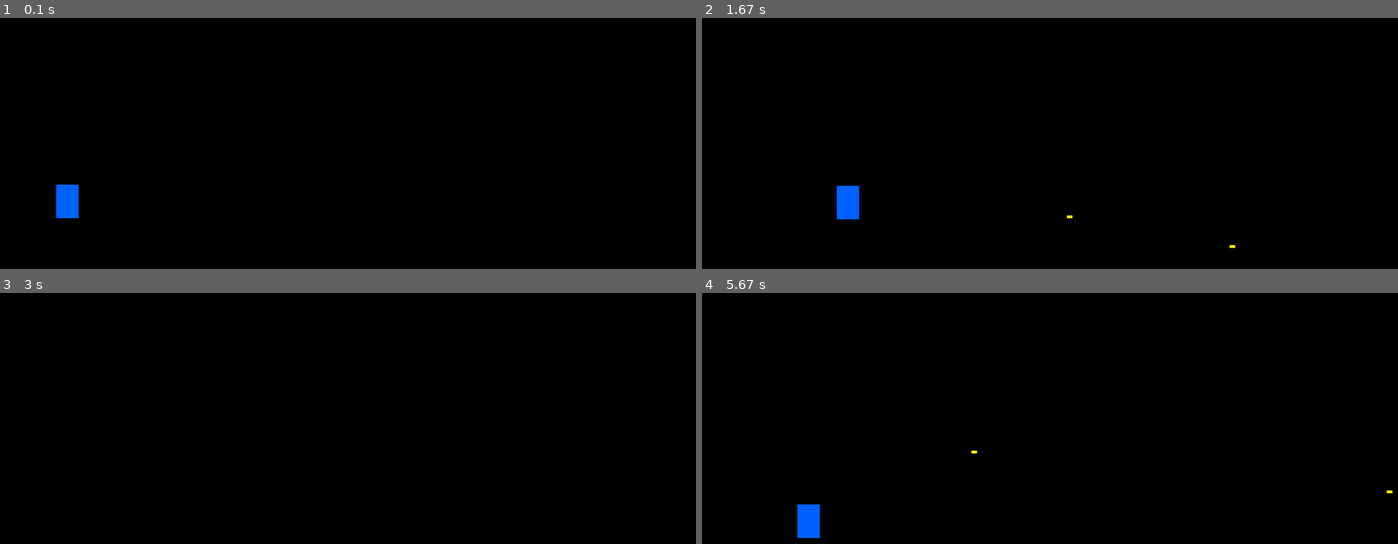
Above: before the commit, frames 1-4 (two rows, left to right).
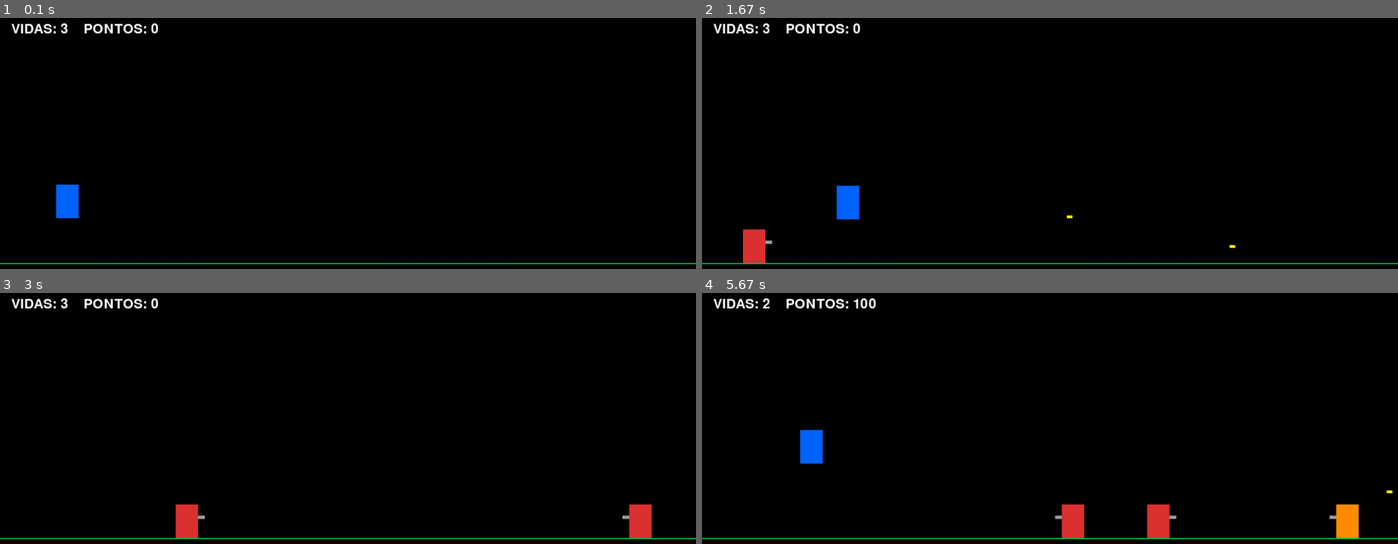
Above: after the commit, the same moments.

Repository: Shabolt/Contra_1987
Game: pygame game, started from ContraRemadePygame/contra_main.py
The game is run twice, just before and just after one commit, with the same random seed, the same clock (stepped at 60 frames per second) and the same inputs.
Inputs:
- Up to frame 1 (0.1 s): no input
- Up to frame 2 (1.67 s): tap Ctrl at 0.33, 0.82 s; hold Right 0.67-1.13 s; tap Space at 0.73, 1.03, 1.23, 1.53 s; hold Right 1.17-1.63 s; hold D 1.17-1.63 s
- Up to frame 3 (3 s): hold A 1.67-2.2 s; tap Space at 1.73, 2.03, 2.3, 2.6 s; hold A 2.23-2.63 s; tap Ctrl at 2.38 s
- Up to frame 4 (5.67 s): hold D 3.57-4.03 s; tap Space at 3.63, 3.93, 4.13, 4.47, 4.77, 4.9, 5.2 s; tap Ctrl at 3.72, 4.98 s; hold Down 4.07-4.37 s; hold S 4.07-4.37 s; hold A 4.4-4.8 s; hold D 4.83-5.47 s

The runs differ from the first frame. In frame 1, 1.1% of the frame differs, in the area x 0-100%, y 2-99%; in frame 2, 1.5%; in frame 3, 2.0%; in frame 4, 3.4%.

Commit message:
mudança geracional, mudei a porra toda

Diff:
--- a/ContraRemadePygame/constants.py
+++ b/ContraRemadePygame/constants.py
@@ -2,5 +2,13 @@
 ALTURA = 920
 FPS = 60
 
+# Altura do chão (temporário, até existir um mapa/fase)
+CHAO_Y = 450
+
 PRETO = (0, 0, 0)
+BRANCO = (255, 255, 255)
 AZUL = (0, 100, 255)
+VERMELHO = (220, 50, 50)
+LARANJA = (255, 140, 0)
+VERDE = (0, 200, 80)
+CINZA = (160, 160, 160)
--- a/ContraRemadePygame/contra_main.py
+++ b/ContraRemadePygame/contra_main.py
@@ -1,5 +1,6 @@
 import pygame
-from constants import LARGURA, ALTURA, FPS, PRETO
+from constants import ALTURA, BRANCO, CHAO_Y, FPS, LARGURA, PRETO, VERDE
+from enemies import GerenciadorInimigos
 from player import Player
 
 pygame.init()
@@ -7,19 +8,47 @@
 pygame.display.set_caption("Contra")
 
 clock = pygame.time.Clock()
+fonte = pygame.font.Font(None, 36)
+fonte_grande = pygame.font.Font(None, 96)
+
 jogador = Player(100, 300)
+inimigos = GerenciadorInimigos()
+game_over = False
 
 running = True
 while running:
     for event in pygame.event.get():
         if event.type == pygame.QUIT:
             running = False
+        # Reinicia o jogo apertando R na tela de game over
+        if event.type == pygame.KEYDOWN and event.key == pygame.K_r and game_over:
+            jogador = Player(100, 300)
+            inimigos = GerenciadorInimigos()
+            game_over = False
 
     keys = pygame.key.get_pressed()
-    jogador.atualizar(keys)
+
+    if not game_over:
+        jogador.atualizar(keys)
+        inimigos.atualizar(jogador)
+        if jogador.vidas <= 0:
+            game_over = True
 
     screen.fill(PRETO)
+    pygame.draw.line(screen, VERDE, (0, CHAO_Y), (LARGURA, CHAO_Y), 2)
+    inimigos.desenhar(screen)
     jogador.desenhar(screen)
+
+    # HUD
+    hud = fonte.render(f"VIDAS: {max(jogador.vidas, 0)}    PONTOS: {inimigos.pontos}", True, BRANCO)
+    screen.blit(hud, (20, 20))
+
+    if game_over:
+        texto = fonte_grande.render("GAME OVER", True, BRANCO)
+        dica = fonte.render("Pressione R para reiniciar", True, BRANCO)
+        screen.blit(texto, texto.get_rect(center=(LARGURA // 2, ALTURA // 2 - 40)))
+        screen.blit(dica, dica.get_rect(center=(LARGURA // 2, ALTURA // 2 + 30)))
+
     pygame.display.flip()
 
     clock.tick(FPS)
--- a/ContraRemadePygame/enemies.py
+++ b/ContraRemadePygame/enemies.py
@@ -0,0 +1,202 @@
+import math
+import random
+
+import pygame
+from constants import ALTURA, BRANCO, CHAO_Y, CINZA, LARANJA, LARGURA, VERMELHO
+
+
+class BalaInimiga:
+    """Tiro inimigo: sai em direção a um alvo (posição do jogador no momento do disparo)."""
+
+    def __init__(self, x, y, alvo_x, alvo_y):
+        self.x = x
+        self.y = y
+        self.raio = 5
+        velocidade = 5
+
+        dx = alvo_x - x
+        dy = alvo_y - y
+        distancia = math.hypot(dx, dy) or 1  # evita divisão por zero
+        self.vel_x = dx / distancia * velocidade
+        self.vel_y = dy / distancia * velocidade
+
+    @property
+    def rect(self):
+        return pygame.Rect(self.x - self.raio, self.y - self.raio, self.raio * 2, self.raio * 2)
+
+    def atualizar(self):
+        self.x += self.vel_x
+        self.y += self.vel_y
+
+    def fora_da_tela(self):
+        return self.x < -20 or self.x > LARGURA + 20 or self.y < -20 or self.y > ALTURA + 20
+
+    def desenhar(self, tela):
+        pygame.draw.circle(tela, BRANCO, (int(self.x), int(self.y)), self.raio)
+        pygame.draw.circle(tela, VERMELHO, (int(self.x), int(self.y)), self.raio - 2)
+
+
+class Inimigo:
+    """Classe base: todo inimigo novo deve herdar dela e sobrescrever atualizar()."""
+
+    def __init__(self, x, y, largura, altura, vida, cor, pontos):
+        self.x = x
+        self.y = y
+        self.largura = largura
+        self.altura = altura
+        self.vida = vida
+        self.cor = cor
+        self.pontos = pontos
+        self.direcao = -1  # 1 = olhando pra direita, -1 = esquerda
+        self.vivo = True
+
+    @property
+    def rect(self):
+        return pygame.Rect(self.x, self.y, self.largura, self.altura)
+
+    def levar_dano(self, dano=1):
+        self.vida -= dano
+        if self.vida <= 0:
+            self.vivo = False
+
+    def fora_da_tela(self):
+        return False
+
+    def atualizar(self, jogador, balas_inimigas):
+        pass
+
+    def desenhar(self, tela):
+        pygame.draw.rect(tela, self.cor, self.rect)
+        # "arma" só pra indicar pra onde o inimigo está olhando
+        arma_x = self.x + self.largura if self.direcao == 1 else self.x - 12
+        pygame.draw.rect(tela, CINZA, (arma_x, self.y + 20, 12, 6))
+
+
+class Soldado(Inimigo):
+    """Soldado corredor: atravessa a tela correndo e pula de vez em quando."""
+
+    def __init__(self, x, direcao):
+        super().__init__(x, CHAO_Y - 60, 40, 60, vida=1, cor=VERMELHO, pontos=100)
+        self.direcao = direcao
+        self.velocidade = 3
+        self.vel_y = 0
+        self.gravidade = 0.5
+        self.no_chao = True
+
+    def atualizar(self, jogador, balas_inimigas):
+        self.x += self.velocidade * self.direcao
+
+        # Pulo aleatório
+        if self.no_chao and random.random() < 0.004:
+            self.vel_y = -10
+            self.no_chao = False
+
+        self.vel_y += self.gravidade
+        self.y += self.vel_y
+
+        if self.y + self.altura >= CHAO_Y:
+            self.y = CHAO_Y - self.altura
+            self.vel_y = 0
+            self.no_chao = True
+
+    def fora_da_tela(self):
+        return self.x < -100 or self.x > LARGURA + 100
+
+
+class Atirador(Inimigo):
+    """Entra pela lateral, para numa posição e atira mirando no jogador."""
+
+    def __init__(self, x, alvo_x):
+        super().__init__(x, CHAO_Y - 60, 40, 60, vida=2, cor=LARANJA, pontos=200)
+        self.alvo_x = alvo_x
+        self.velocidade = 3
+        self.cooldown = random.randint(40, 90)
+
+    def atualizar(self, jogador, balas_inimigas):
+        # Fase 1: caminha até a posição escolhida (sem atirar)
+        if abs(self.x - self.alvo_x) > self.velocidade:
+            self.direcao = 1 if self.alvo_x > self.x else -1
+            self.x += self.velocidade * self.direcao
+            return
+
+        # Fase 2: parado, olhando pro jogador e atirando
+        self.direcao = 1 if jogador.x > self.x else -1
+        self.cooldown -= 1
+        if self.cooldown <= 0:
+            origem_x = self.x + self.largura // 2 + self.direcao * (self.largura // 2 + 6)
+            origem_y = self.y + 23
+            alvo_x = jogador.x + jogador.largura / 2
+            alvo_y = jogador.y + jogador.altura / 2
+            balas_inimigas.append(BalaInimiga(origem_x, origem_y, alvo_x, alvo_y))
+            self.cooldown = random.randint(80, 140)
+
+
+class GerenciadorInimigos:
+    """Cuida de spawn, atualização, colisões e desenho de inimigos e balas inimigas."""
+
+    def __init__(self):
+        self.inimigos = []
+        self.balas = []
+        self.pontos = 0
+        self.timer_spawn = 60
+        self.intervalo_spawn = 90   # frames entre spawns (varia +-30)
+        self.max_inimigos = 6
+
+    def _spawnar(self, jogador):
+        lado_esquerdo = random.choice([True, False])
+        x_spawn = -50 if lado_esquerdo else LARGURA + 10
+
+        if random.random() < 0.65:
+            direcao = 1 if lado_esquerdo else -1
+            self.inimigos.append(Soldado(x_spawn, direcao))
+        else:
+            # Escolhe uma posição que não seja em cima do jogador
+            alvo_x = random.randint(100, LARGURA - 140)
+            for _ in range(10):
+                if abs(alvo_x - jogador.x) > 300:
+                    break
+                alvo_x = random.randint(100, LARGURA - 140)
+            self.inimigos.append(Atirador(x_spawn, alvo_x))
+
+    def atualizar(self, jogador):
+        # Spawn
+        self.timer_spawn -= 1
+        if self.timer_spawn <= 0 and len(self.inimigos) < self.max_inimigos:
+            self._spawnar(jogador)
+            self.timer_spawn = random.randint(self.intervalo_spawn - 30, self.intervalo_spawn + 30)
+
+        # Atualiza inimigos e balas
+        for inimigo in self.inimigos:
+            inimigo.atualizar(jogador, self.balas)
+        for bala in self.balas:
+            bala.atualizar()
+
+        # Tiros do jogador x inimigos
+        for tiro in jogador.tiros[:]:
+            for inimigo in self.inimigos:
+                if inimigo.vivo and tiro.rect.colliderect(inimigo.rect):
+                    inimigo.levar_dano()
+                    jogador.tiros.remove(tiro)
+                    if not inimigo.vivo:
+                        self.pontos += inimigo.pontos
+                    break
+
+        # Inimigos e balas inimigas x jogador
+        for inimigo in self.inimigos:
+            if inimigo.vivo and inimigo.rect.colliderect(jogador.rect):
+                jogador.levar_dano()
+
+        for bala in self.balas[:]:
+            if bala.rect.colliderect(jogador.rect):
+                jogador.levar_dano()
+                self.balas.remove(bala)
+
+        # Limpeza
+        self.inimigos = [i for i in self.inimigos if i.vivo and not i.fora_da_tela()]
+        self.balas = [b for b in self.balas if not b.fora_da_tela()]
+
+    def desenhar(self, tela):
+        for inimigo in self.inimigos:
+            inimigo.desenhar(tela)
+        for bala in self.balas:
+            bala.desenhar(tela)
--- a/ContraRemadePygame/player.py
+++ b/ContraRemadePygame/player.py
@@ -1,6 +1,8 @@
+import math
+
 import pygame
-from constants import LARGURA, ALTURA, AZUL
-import math
+from constants import ALTURA, AZUL, CHAO_Y, LARGURA
+
 
 class Bullet:
     def __init__(self, x, y, dir_x, dir_y):
@@ -20,6 +22,10 @@
             self.vel_y = self.velocidade * dir_y
             self.largura = 5 if dir_x == 0 else 10
             self.altura = 10 if dir_x == 0 else 5
+
+    @property
+    def rect(self):
+        return pygame.Rect(self.x, self.y, self.largura, self.altura)
 
     def atualizar(self):
         self.x += self.vel_x
@@ -45,6 +51,29 @@
         self.largura_normal = 40
         self.altura_normal = 60
         self.deitado = False
+        self.vidas = 3
+        self.invencivel = 0  # frames de invencibilidade após levar dano
+
+    @property
+    def rect(self):
+        return pygame.Rect(self.x, self.y, self.largura, self.altura)
+
+    def levar_dano(self):
+        # Enquanto estiver invencível, ignora o dano
+        if self.invencivel > 0:
+            return
+
+        self.vidas -= 1
+        self.invencivel = 120  # 2 segundos a 60 FPS
+
+        # Reaparece caindo do topo, em pé
+        self.deitado = False
+        self.largura = self.largura_normal
+        self.altura = self.altura_normal
+        self.x = 100
+        self.y = 0
+        self.vel_y = 0
+        self.no_chao = False
 
     def atualizar(self, teclas):
         # Movimento horizontal para a esquerda
@@ -125,26 +154,28 @@
         self.vel_y += self.gravidade
         self.y += self.vel_y
 
-        # Limite temporário do chão (y = 450)
-        chao_y = 450
-        if self.y + self.altura >= chao_y:
-            self.y = chao_y - self.altura
+        # Limite temporário do chão
+        if self.y + self.altura >= CHAO_Y:
+            self.y = CHAO_Y - self.altura
             self.vel_y = 0
             self.no_chao = True
 
         if self.cooldown_tiro > 0:
             self.cooldown_tiro -= 1
 
+        if self.invencivel > 0:
+            self.invencivel -= 1
 
-
+        # Remove tiros que saíram da tela (horizontal e vertical)
         for tiro in self.tiros[:]:
             tiro.atualizar()
-            if tiro.x < 0 or tiro.x > LARGURA:
+            if tiro.x < 0 or tiro.x > LARGURA or tiro.y < 0 or tiro.y > ALTURA:
                 self.tiros.remove(tiro)
 
-
-
     def desenhar(self, tela):
-        pygame.draw.rect(tela, AZUL, (self.x, self.y, self.largura, self.altura))
+        # Pisca enquanto está invencível
+        piscando = self.invencivel > 0 and (self.invencivel // 5) % 2 == 0
+        if not piscando:
+            pygame.draw.rect(tela, AZUL, (self.x, self.y, self.largura, self.altura))
         for tiro in self.tiros:
             tiro.desenhar(tela)
--- /dev/null
+++ b/ContraRemadePygame/tempCodeRunnerFile.py
@@ -0,0 +1 @@
+enemy
